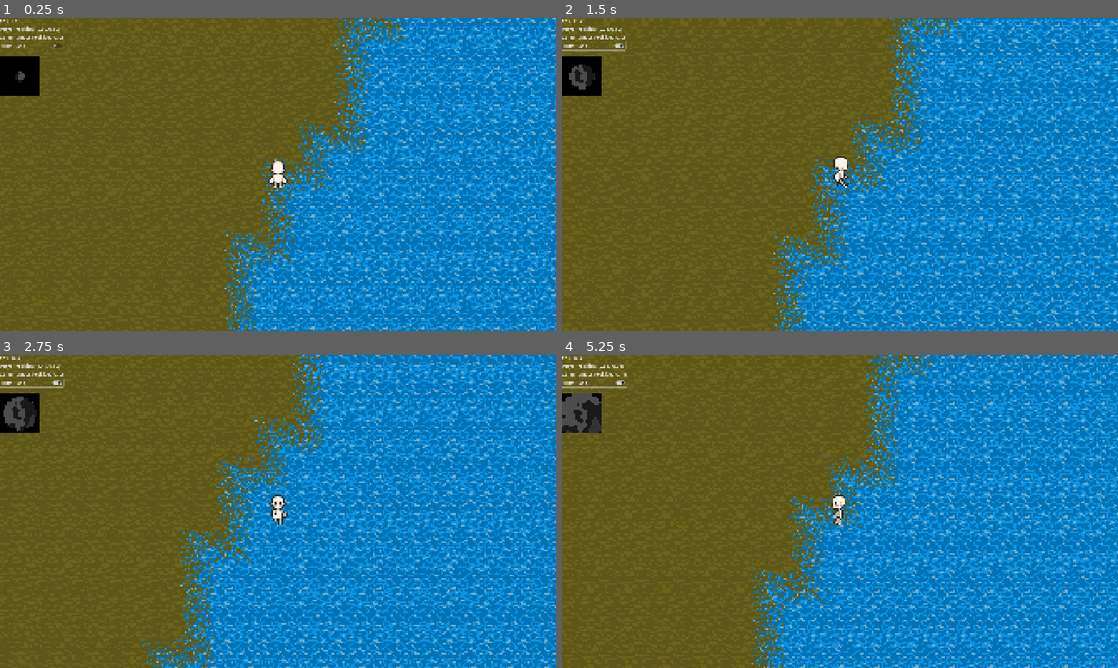
Above: before the commit, frames 1-4 (two rows, left to right).
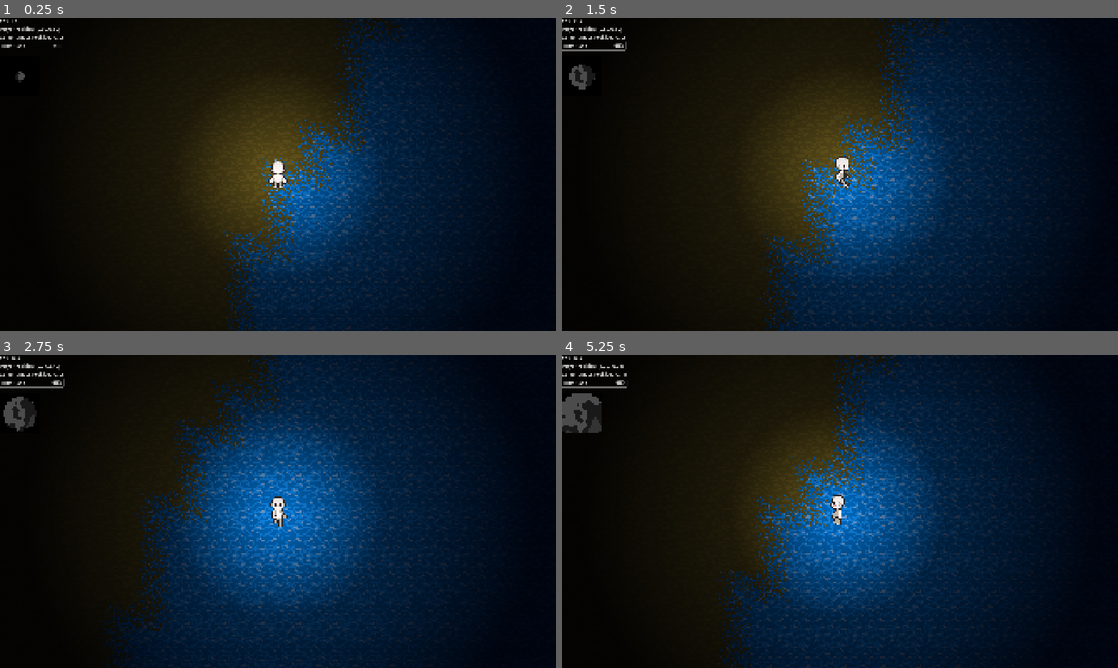
Above: after the commit, the same moments.

Repository: zzxn/rim-lab
Game: Godot game, scene res://scenes/main.tscn
Two runs of this game, one before a commit and one after it. Both use one fixed random seed, a clock stepped at 60 frames per second and the inputs below. The engine's default icon, where the game draws it, is replaced by a stand-in: a white triangle on a blue panel in a dark square.
Inputs (mouse positions are in pixels of both pictures, inside the frame that each line leads up to):
- Up to frame 1 (0.25 s): no input
- Up to frame 2 (1.5 s): click "Hint Block" at 0.5 s; move the mouse to (962, 158) at 1.27 s; hold D (move_right) from 1.28 s (still down); hold Mouse wheel up (zoom_in) from 1.28 s (still down)
- Up to frame 3 (2.75 s): move the mouse to (166, 527) at 2.02 s; release D (move_right) at 2.03 s; release Mouse wheel up (zoom_in) at 2.03 s; hold S (move_down) from 2.03 s (still down); tap Mouse wheel down (zoom_out) at 2.1 s
- Up to frame 4 (5.25 s): move the mouse to (895, 442) at 2.77 s; release S (move_down) at 2.78 s; hold D (move_right) 2.78-3.53 s; hold Mouse wheel up (zoom_in) 2.78-3.53 s; move the mouse to (812, 574) at 3.52 s; hold W (move_up) 3.53-4.28 s; tap Mouse wheel down (zoom_out) at 3.6, 5.1 s; move the mouse to (1006, 558) at 4.27 s; hold Mouse wheel up (zoom_in) 4.28-5.03 s; hold A (move_left) from 4.28 s (still down); move the mouse to (673, 464) at 5.02 s

The runs differ from the first frame. In frame 1, 97% of the frame differs, in the area x 0-100%, y 0-100%; in frame 2, 98%; in frame 3, 98%; in frame 4, 98%.

Commit message:
feat: add 2d light

Diff:
--- a/scenes/main.tscn
+++ b/scenes/main.tscn
@@ -11,13 +11,26 @@
 seed = 1462195830
 frequency = 0.002
 
+[sub_resource type="Gradient" id="Gradient_tefeu"]
+offsets = PackedFloat32Array(0, 0.125972, 0.30637637)
+colors = PackedColorArray(1, 1, 1, 1, 0.26136357, 0.26136357, 0.26136357, 1, 0, 0, 0, 1)
+
+[sub_resource type="GradientTexture2D" id="GradientTexture2D_o6xl0"]
+gradient = SubResource("Gradient_tefeu")
+width = 1024
+height = 1024
+fill = 1
+fill_from = Vector2(0.5, 0.5)
+
 [node name="GameController" type="Node" node_paths=PackedStringArray("player")]
 script = ExtResource("1_o5qli")
 noise = SubResource("FastNoiseLite_o5qli")
 player = NodePath("Player")
 
 [node name="Player" parent="." instance=ExtResource("2_jyhfs")]
-speed = 50
+
+[node name="PointLight2D" type="PointLight2D" parent="Player"]
+texture = SubResource("GradientTexture2D_o6xl0")
 
 [node name="HUD" type="CanvasLayer" parent="."]
 
@@ -54,4 +67,7 @@
 
 [node name="Blocks" type="Node" parent="."]
 
+[node name="CanvasModulate" type="CanvasModulate" parent="."]
+color = Color(0.04315205, 0.043141916, 0.08103276, 1)
+
 [connection signal="toggled" from="HUD/DebugInfo/HintBlockCheckButton" to="HUD/DebugInfo" method="_on_hint_block_check_button_toggled"]
--- a/shaders/tile.gdshader
+++ b/shaders/tile.gdshader
@@ -54,6 +54,7 @@
 			////}
 		//}
 
-		COLOR.g *= 1.1;
+		// COLOR.g *= 1.1;
+		// COLOR.rgb *= 0.125;
 	}
 }
Not shown: 1 places in scenes/main.tscn that only renumber resources
